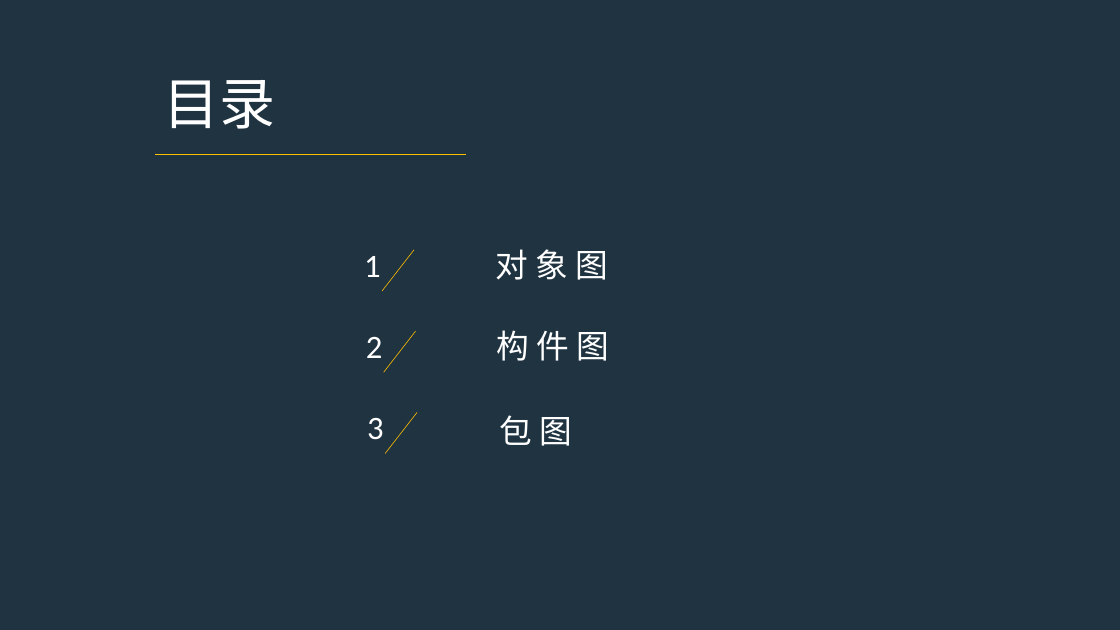
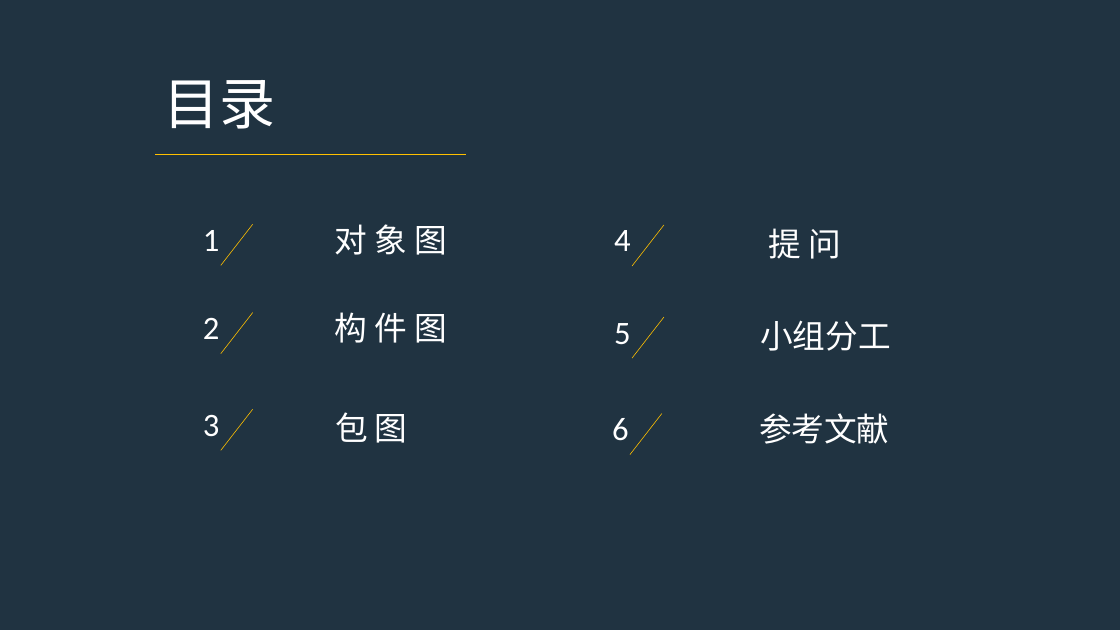
Before and after one commit to PRD2017-G07/G07-teamwork, a slide deck: slide 2 of 0PPT/UML图2.pptx. Drawn at 1120x630 pixels with LibreOffice and Linux fonts; fonts in the diff are those of the drawing. Boxes give left, top, right and bottom in pixels: in the first picture for what was removed or moved away, otherwise in the second. Text is boxed around its words. In the diff, an @@ line names an element or a change of style, - is before the commit and + after.

```diff
--- a/0PPT/UML图2.pptx
+++ b/0PPT/UML图2.pptx
@@ 2 texts, 1 line: place and size @@
-2 texts, 1 line at bbox=[364, 249, 608, 291]
+2 texts, 1 line at bbox=[203, 224, 447, 266]
@@ text added at bbox=[614, 230, 631, 251], 28 pt, text #FFFFFF @@
+4
@@ line added from (664, 225) to (632, 266), #FFC000 0.5 pt @@
@@ text added at bbox=[768, 228, 841, 259], 28 pt, text #FFFFFF @@
+提 问
@@ 2 texts, 1 line: place and size @@
-2 texts, 1 line at bbox=[366, 330, 610, 372]
+2 texts, 1 line at bbox=[203, 312, 447, 354]
@@ text added at bbox=[614, 323, 631, 345], 28 pt, text #FFFFFF @@
+5
@@ line added from (664, 317) to (632, 358), #FFC000 0.5 pt @@
@@ text added at bbox=[760, 320, 891, 351], 28 pt, text #FFFFFF @@
+小组分工
@@ text "3": place and size @@
-text "3" at bbox=[367, 418, 384, 440]
+text "3" at bbox=[203, 415, 220, 437]
@@ line moved from (418, 413) - (385, 454) to (253, 409) - (221, 450) @@
@@ text "包 图": place and size @@
-text "包 图" at bbox=[499, 415, 572, 446]
+text "包 图" at bbox=[335, 412, 408, 443]
@@ text added at bbox=[612, 418, 629, 441], 28 pt, text #FFFFFF @@
+6
@@ line added from (662, 413) to (630, 455), #FFC000 0.5 pt @@
@@ text added at bbox=[759, 413, 890, 444], 28 pt, text #FFFFFF @@
+参考文献
```
Also in this commit, not shown: 8 other slides changed, 19 slides added.
